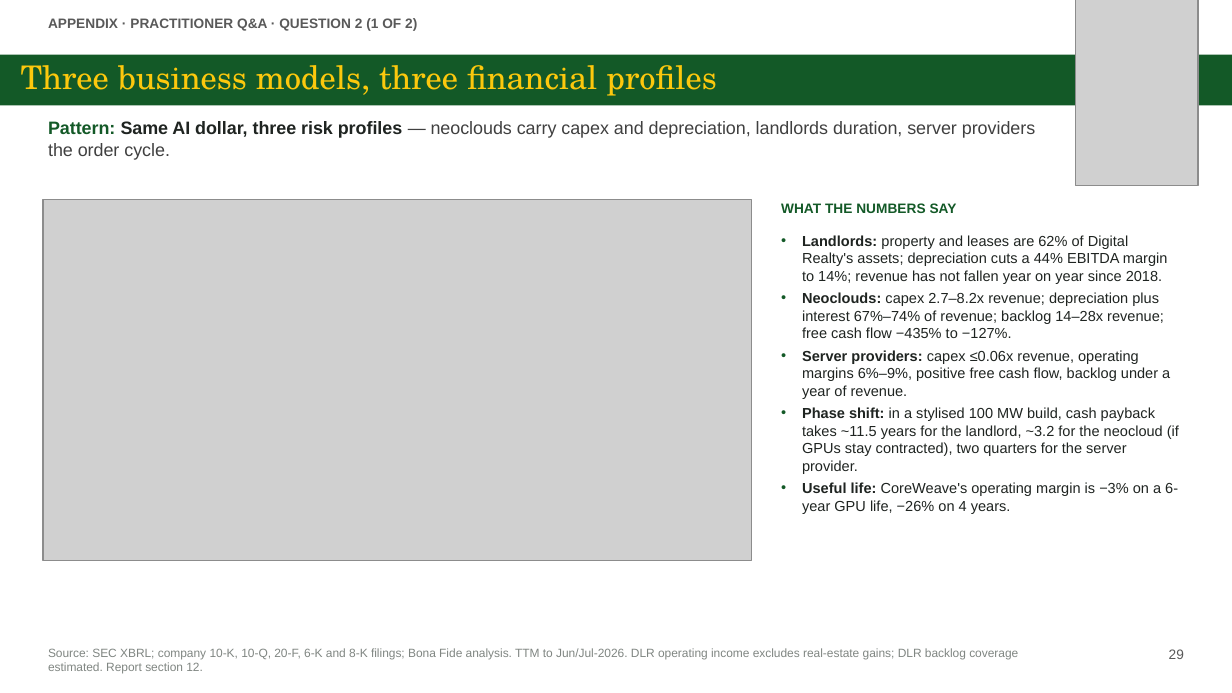
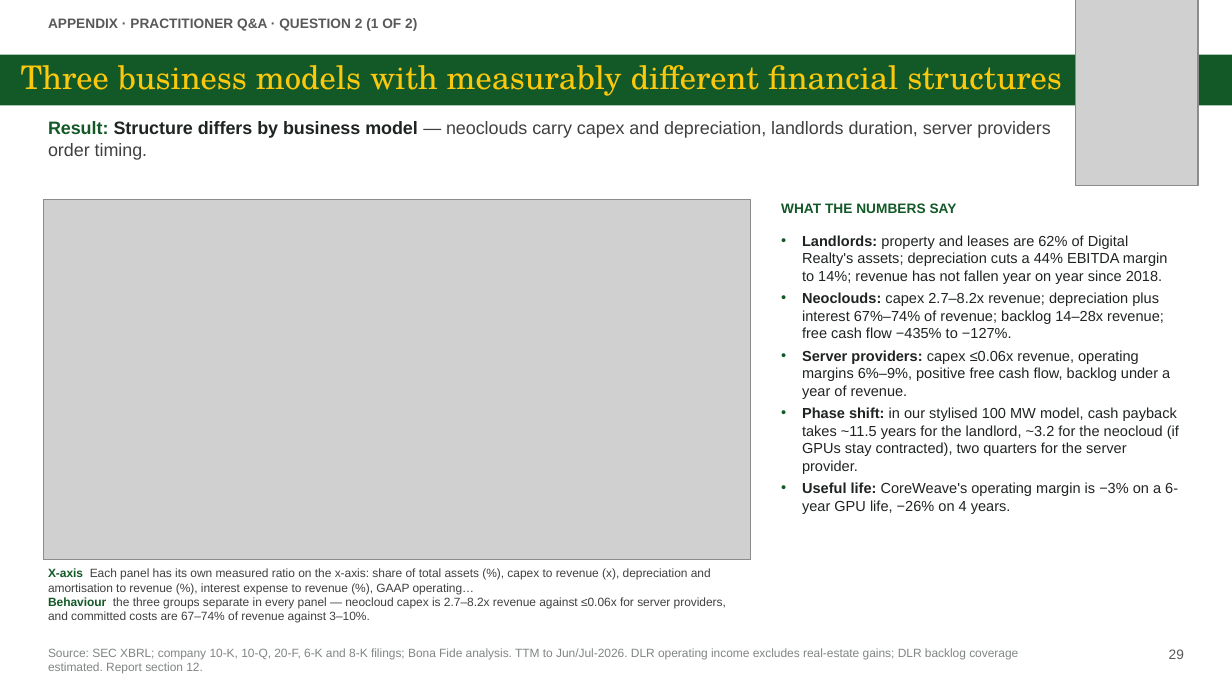
Before and after one commit to zhejiahu-tudelft/bonafide, a slide deck: slide 29 of HPE/final/HPE_Investment_Presentation.pptx. Drawn at 1232x693 pixels with LibreOffice and Linux fonts; fonts in the diff are those of the drawing; grey boxes stand for pictures. Boxes give left, top, right and bottom in pixels: in the first picture for what was removed or moved away, otherwise in the second. Text is boxed around its words. In the diff, an @@ line names an element or a change of style, - is before the commit and + after.

```diff
--- a/HPE/final/HPE_Investment_Presentation.pptx
+++ b/HPE/final/HPE_Investment_Presentation.pptx
@@ title at [21, 65, 1062, 96]: text changed @@
-Three business models, three financial profiles
+Three business models with measurably different financial structures
@@ text at [48, 121, 1050, 160]: text changed @@
-Pattern: Same AI dollar, three risk profiles — neoclouds carry capex and depreciation, landlords duration, server providers the order cycle.
+Result: Structure differs by business model — neoclouds carry capex and depreciation, landlords duration, server providers order timing.
@@ text at [802, 407, 1179, 474]: text changed @@
-• Phase shift: in a stylised 100 MW build, cash payback takes ~11.5 years for the landlord, ~3.2 for the neocloud (if GPUs stay contracted), two quarters for the server provider.
+• Phase shift: in our stylised 100 MW model, cash payback takes ~11.5 years for the landlord, ~3.2 for the neocloud (if GPUs stay contracted), two quarters for the server provider.
@@ text added at [48, 568, 726, 623], 7 pt, text #404040 @@
+X-axis Each panel has its own measured ratio on the x-axis: share of total assets (%), capex to revenue (x), depreciation and amortisation to revenue (%), interest expense to revenue (%), GAAP operating…
+Behaviour the three groups separate in every panel — neocloud capex is 2.7–8.2x revenue against ≤0.06x for server providers, and committed costs are 67–74% of revenue against 3–10%.
```
Also in this commit, not shown: 27 other slides changed, 38 other files.
